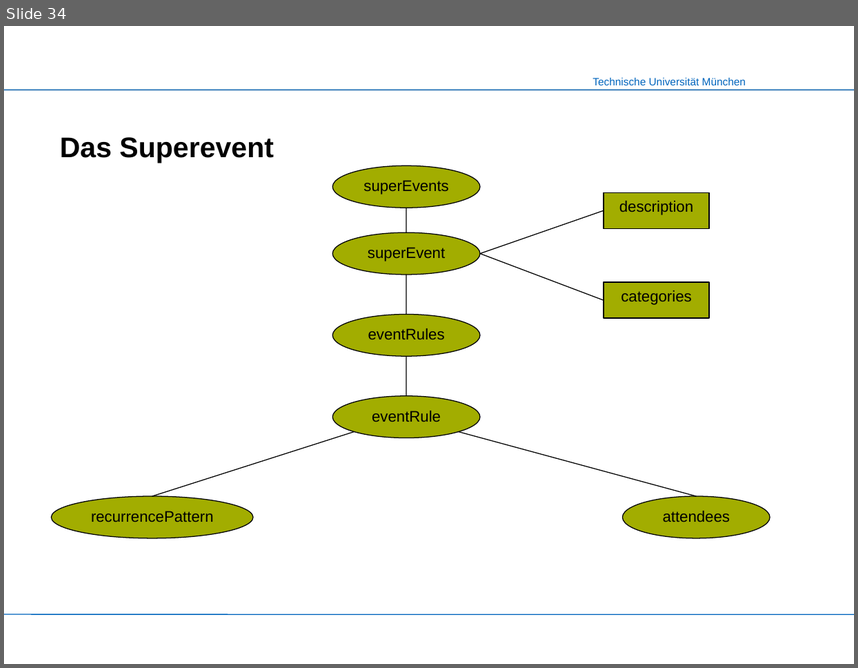
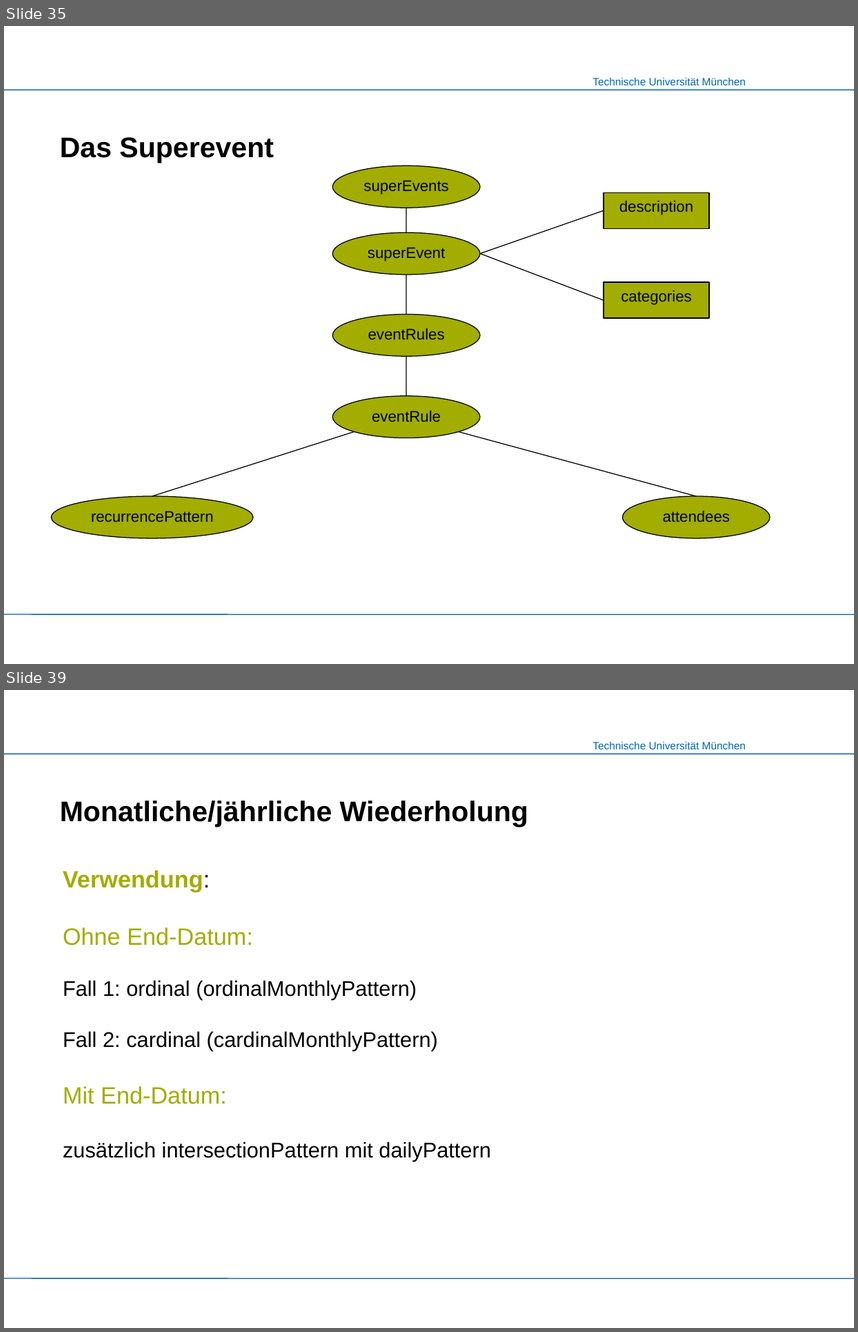
Before and after one commit to mokshasoul/XML-Praktikum, a slide deck: Slides/Slides_CalendarX-1.ppt. Shown one above the other, each under a label of ours: slide 34 before the commit, slides 35 and 39 after it; the slides between them are not shown. The pictures are 858x668 and 858x1332 pixels, drawn with LibreOffice and Linux fonts; fonts in the diff are those of the drawing; background and template pictures are left out. Boxes give left, top, right and bottom in pixels: in the first picture for what was removed or moved away, otherwise in the second. Text is boxed around its words. In the diff, an @@ line names an element or a change of style, - is before the commit and + after.

```diff
--- a/Slides/Slides_CalendarX-1.ppt
+++ b/Slides/Slides_CalendarX-1.ppt
@@ slide 39 added at [4, 690, 854, 1328], background #FFFFFF; not listed: 4 template elements that a slide beside it also shows @@
@@ title added at [60, 800, 528, 827], 24 pt, text #000000, bold @@
+Monatliche/jährliche Wiederholung
@@ text added at [63, 870, 491, 1161], 18 pt, text #000000 @@
+Verwendung:
+Ohne End-Datum:
+Fall 1: ordinal (ordinalMonthlyPattern)
+Fall 2: cardinal (cardinalMonthlyPattern)
+Mit End-Datum:
+zusätzlich intersectionPattern mit dailyPattern
@@ what was slide 34 is now slide 35 @@
```
Also in this commit, not shown: 12 slides changed, 6 other slides added, 5 slides removed.
